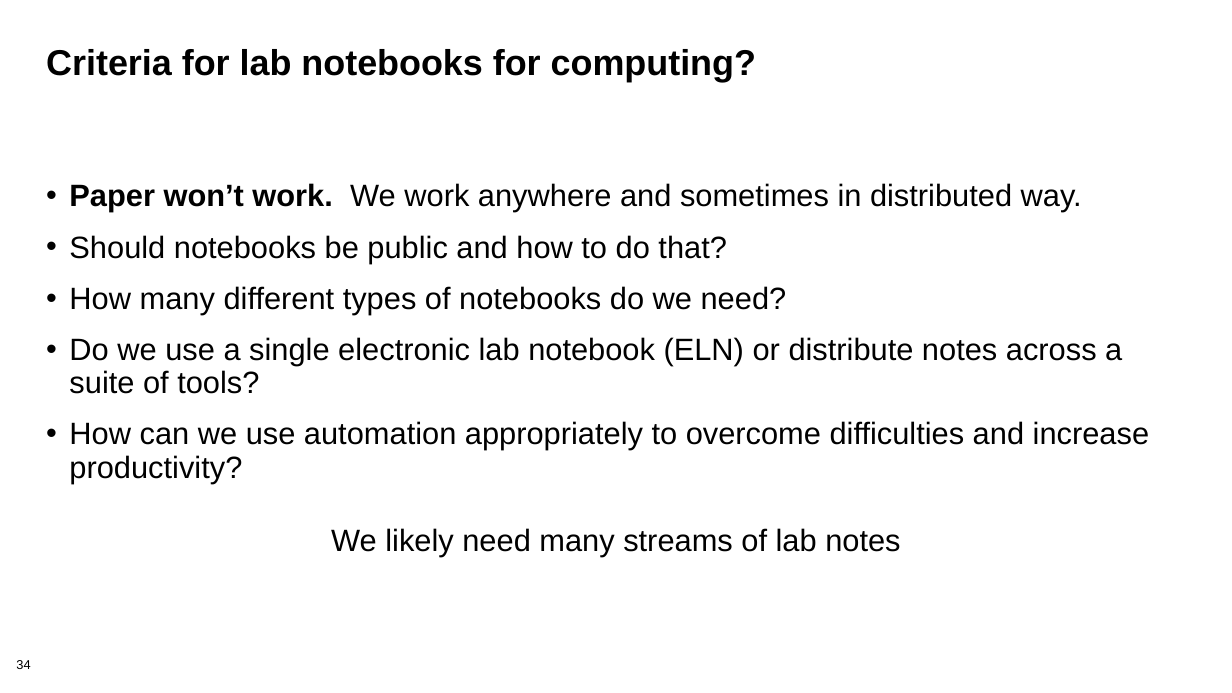
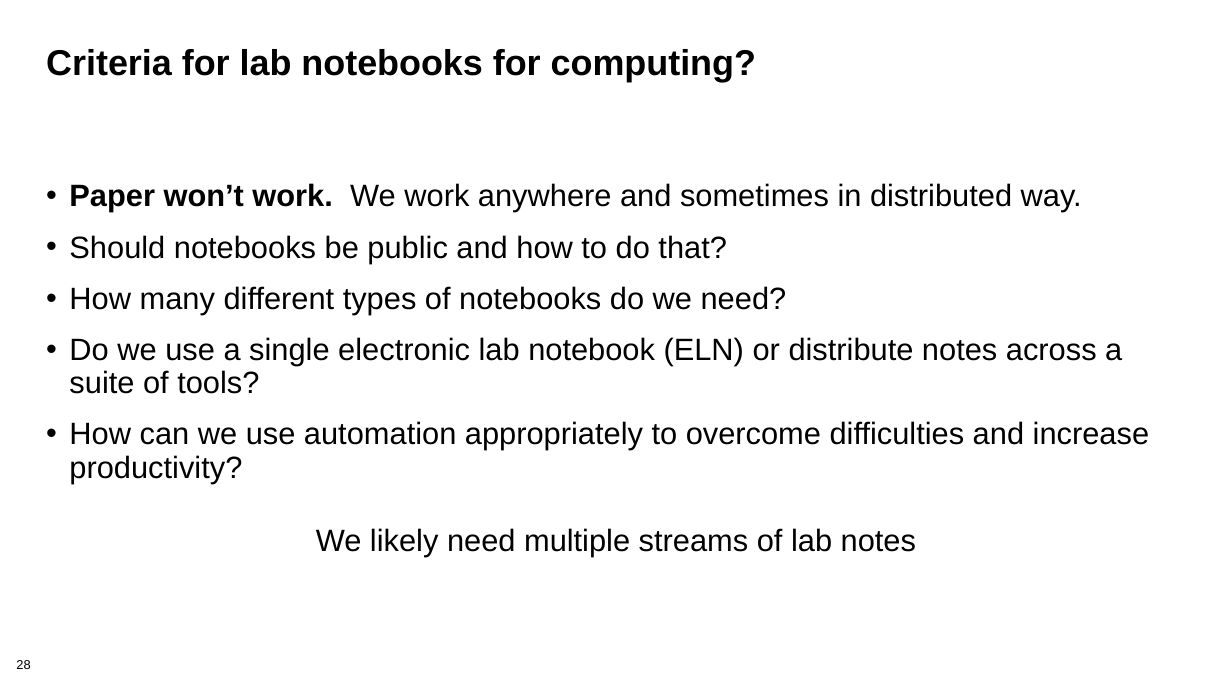
Before and after one commit to bssw-tutorial/presentations, a slide deck: slide 28 of repro-notebooks.pptx (slide 34 before the commit). Drawn at 1232x693 pixels with LibreOffice and Linux fonts; fonts in the diff are those of the drawing. Boxes give left, top, right and bottom in pixels: in the first picture for what was removed or moved away, otherwise in the second. Text is boxed around its words. In the diff, an @@ line names an element or a change of style, - is before the commit and + after.

Commit message:
Refinements to repro-notebooks presentation

```diff
--- a/repro-notebooks.pptx
+++ b/repro-notebooks.pptx
@@ text at bbox=[316, 528, 916, 557]: text changed @@
-We likely need many streams of lab notes
+We likely need multiple streams of lab notes
@@ page number at bbox=[16, 660, 30, 669]: text changed @@
-34
+28
```
Also in this commit, not shown: 14 other slides changed, 5 slides removed.
